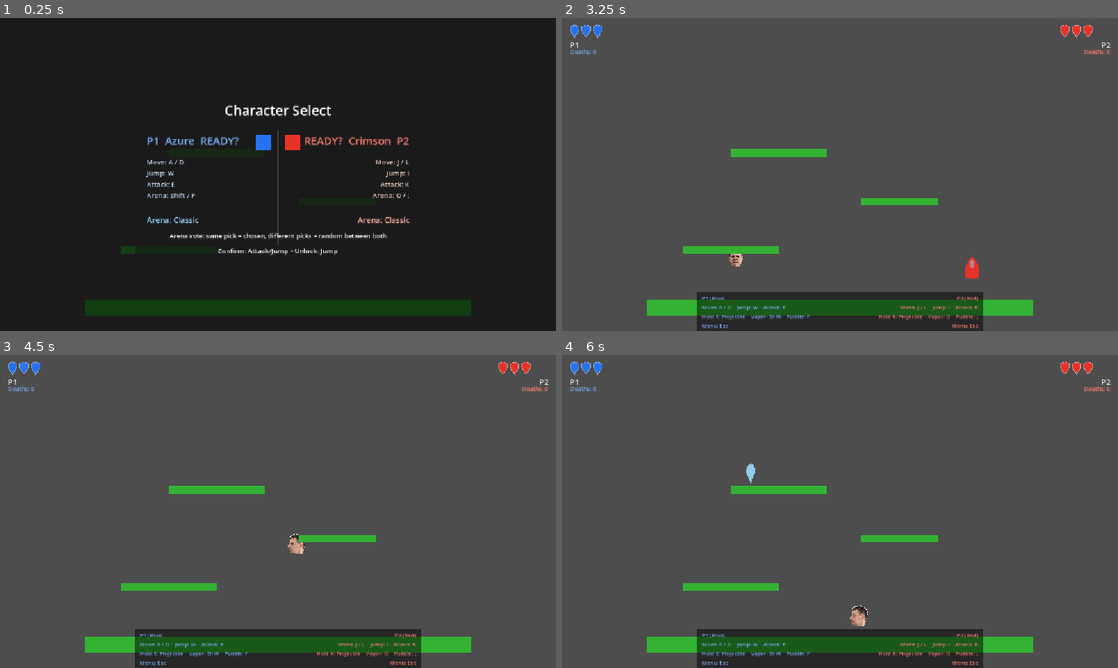
Above: before the commit, frames 1-4 (two rows, left to right).
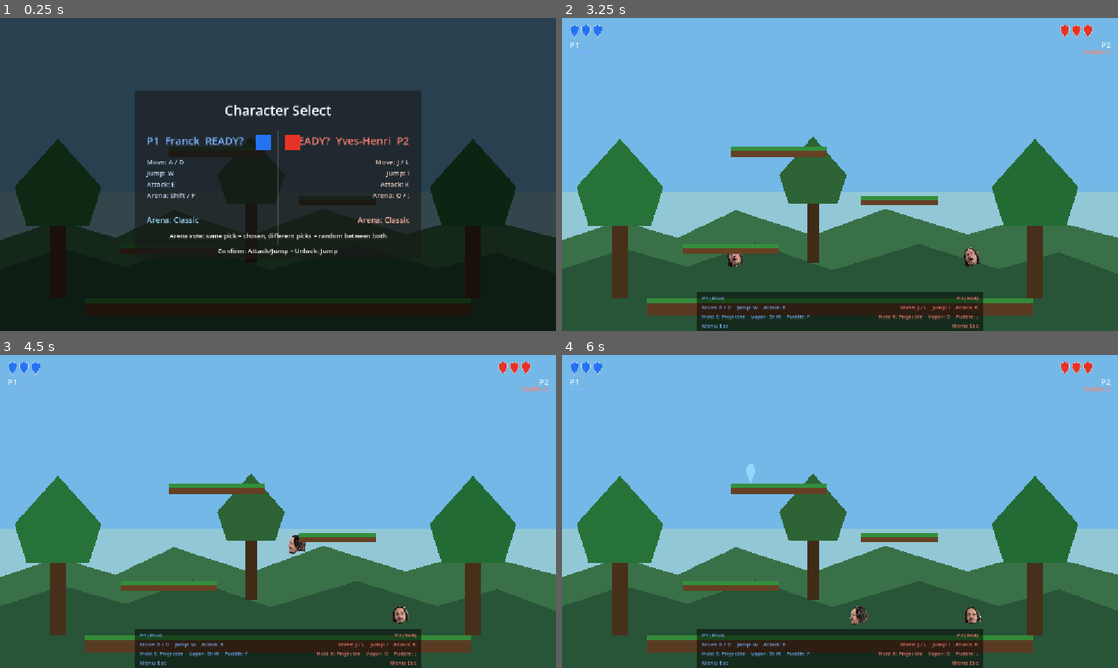
Above: after the commit, the same moments.

Repository: yhovart/smash-hero-rockit
Game: Godot game, scene res://main.tscn
Two runs of this game, one before a commit and one after it. Both use one fixed random seed, a clock stepped at 60 frames per second and the inputs below.
Inputs (mouse positions are in pixels of both pictures, inside the frame that each line leads up to):
- Up to frame 1 (0.25 s): no input
- Up to frame 2 (3.25 s): tap Enter at 0.5, 2 s; move the mouse to (962, 158) at 0.52 s; hold D (p1_right) 0.53-2.03 s; tap E (p1_attack) at 0.6 s; click (962, 158) at 0.67 s; tap W (p1_jump) at 0.77, 1.52, 3.02 s; tap Space at 1.25, 2.75 s; move the mouse to (728, 190) at 1.27 s; tap F (p1_puddle) at 1.35 s; move the mouse to (895, 105) at 2.02 s; hold A (p1_left) 2.03-2.78 s; tap Shift (p1_vapor) at 2.1 s; move the mouse to (812, 237) at 2.77 s; hold D (p1_right) from 2.78 s (still down); tap K (p2_attack) at 2.85 s; click (812, 237) at 2.92 s
- Up to frame 3 (4.5 s): move the mouse to (444, 558) at 3.52 s; tap J (p2_left) at 3.6 s; tap W (p1_jump) at 3.77 s; move the mouse to (111, 464) at 4.27 s; release D (p1_right) at 4.28 s; hold A (p1_left) from 4.28 s (still down); tap , (p2_puddle) at 4.35 s
- Up to frame 4 (6 s): tap W (p1_jump) at 4.52 s; move the mouse to (867, 511) at 5.02 s; release A (p1_left) at 5.03 s; hold D (p1_right) 5.03-5.78 s; tap L (p2_right) at 5.1 s; click (867, 511) at 5.17 s; move the mouse to (756, 433) at 5.77 s; hold A (p1_left) from 5.78 s (still down); tap O (p2_vapor) at 5.85 s

The runs differ from the first frame. In frame 1, 42% of the frame differs, in the area x 0-100%, y 0-96%; in frame 2, 96%, in the area x 0-100%, y 0-100%; in frame 3, 96%; in frame 4, 95%.

Commit message:
add players assets

Diff:
--- a/main.gd
+++ b/main.gd
@@ -2,7 +2,8 @@
 
 const P1_ACTIONS: Array[String] = ["p1_left", "p1_right", "p1_jump", "p1_attack", "p1_vapor", "p1_puddle"]
 const P2_ACTIONS: Array[String] = ["p2_left", "p2_right", "p2_jump", "p2_attack", "p2_vapor", "p2_puddle"]
-const CHARACTER_NAMES: Array[String] = ["Azure", "Crimson", "Emerald", "Gold"]
+const CHARACTER_NAMES: Array[String] = ["Franck", "Yves-Henri", "Joel", "Maite"]
+const CHARACTER_ASSET_PREFIXES: Array[String] = ["franck", "Yves-Henri", "Joel", "Maite"]
 const ARENA_NAMES: Array[String] = ["Classic", "Sky Bridge", "Pitfall"]
 const WINS_TO_TAKE_MATCH := 2
 const ROUND_RESULT_MIN_DISPLAY := 2.0
@@ -318,7 +319,10 @@
 
 func _apply_character_to_player(player_node: Node, character_index: int) -> void:
 	var color := CHARACTER_COLORS[character_index]
-	if player_node.has_method("apply_character_color"):
+	var asset_prefix := CHARACTER_ASSET_PREFIXES[character_index]
+	if player_node.has_method("apply_character_profile"):
+		player_node.apply_character_profile(color, asset_prefix)
+	elif player_node.has_method("apply_character_color"):
 		player_node.apply_character_color(color)
 
 
--- a/main.tscn
+++ b/main.tscn
@@ -21,6 +21,74 @@
 [node name="Camera2D" type="Camera2D" parent="."]
 position = Vector2(576, 324)
 
+[node name="Sky" type="ColorRect" parent="."]
+offset_right = 1152.0
+offset_bottom = 648.0
+color = Color(0.45, 0.72, 0.9, 1)
+z_index = -50
+
+[node name="DistantMist" type="ColorRect" parent="."]
+offset_top = 360.0
+offset_right = 1152.0
+offset_bottom = 648.0
+color = Color(0.72, 0.86, 0.76, 0.45)
+z_index = -45
+
+[node name="ForestBack" type="Polygon2D" parent="."]
+color = Color(0.23, 0.44, 0.28, 1)
+polygon = PackedVector2Array(0, 460, 120, 420, 240, 455, 360, 398, 520, 450, 670, 395, 840, 448, 980, 410, 1152, 455, 1152, 648, 0, 648)
+z_index = -40
+
+[node name="ForestMid" type="Polygon2D" parent="."]
+color = Color(0.16, 0.33, 0.22, 1)
+polygon = PackedVector2Array(0, 520, 130, 478, 260, 515, 400, 466, 560, 522, 740, 468, 905, 520, 1030, 485, 1152, 530, 1152, 648, 0, 648)
+z_index = -35
+
+[node name="TreeA" type="Node2D" parent="."]
+position = Vector2(120, 470)
+z_index = -30
+
+[node name="Trunk" type="ColorRect" parent="TreeA"]
+offset_left = -16.0
+offset_top = -130.0
+offset_right = 16.0
+offset_bottom = 110.0
+color = Color(0.28, 0.19, 0.1, 1)
+
+[node name="Leaves" type="Polygon2D" parent="TreeA"]
+color = Color(0.15, 0.45, 0.22, 1)
+polygon = PackedVector2Array(0, -220, 90, -120, 65, -40, -65, -40, -90, -120)
+
+[node name="TreeB" type="Node2D" parent="."]
+position = Vector2(980, 470)
+z_index = -30
+
+[node name="Trunk" type="ColorRect" parent="TreeB"]
+offset_left = -16.0
+offset_top = -130.0
+offset_right = 16.0
+offset_bottom = 110.0
+color = Color(0.28, 0.19, 0.1, 1)
+
+[node name="Leaves" type="Polygon2D" parent="TreeB"]
+color = Color(0.14, 0.42, 0.21, 1)
+polygon = PackedVector2Array(0, -220, 90, -120, 65, -40, -65, -40, -90, -120)
+
+[node name="TreeC" type="Node2D" parent="."]
+position = Vector2(520, 420)
+z_index = -34
+
+[node name="Trunk" type="ColorRect" parent="TreeC"]
+offset_left = -12.0
+offset_top = -105.0
+offset_right = 12.0
+offset_bottom = 88.0
+color = Color(0.25, 0.17, 0.09, 1)
+
+[node name="Leaves" type="Polygon2D" parent="TreeC"]
+color = Color(0.18, 0.39, 0.21, 1)
+polygon = PackedVector2Array(0, -175, 70, -95, 50, -35, -50, -35, -70, -95)
+
 [node name="Player1" parent="." groups=["player"] instance=ExtResource("1_player")]
 position = Vector2(300, 500)
 spawn_position = Vector2(300, 500)
@@ -28,7 +96,7 @@
 [node name="Player2" parent="." groups=["player"] instance=ExtResource("1_player")]
 position = Vector2(850, 500)
 spawn_position = Vector2(850, 500)
-asset_prefix = "PH"
+asset_prefix = "Yves-Henri"
 action_left = "p2_left"
 action_right = "p2_right"
 action_jump = "p2_jump"
@@ -346,7 +414,14 @@
 offset_top = -16.0
 offset_right = 400.0
 offset_bottom = 16.0
-color = Color(0.2, 0.7, 0.2, 1.0)
+color = Color(0.35, 0.23, 0.14, 1)
+
+[node name="Moss" type="ColorRect" parent="Floor"]
+offset_left = -400.0
+offset_top = -20.0
+offset_right = 400.0
+offset_bottom = -10.0
+color = Color(0.2, 0.54, 0.22, 1)
 
 [node name="CollisionShape2D" type="CollisionShape2D" parent="Floor"]
 shape = SubResource("RectangleShape2D_floor")
@@ -359,7 +434,14 @@
 offset_top = -8.0
 offset_right = 100.0
 offset_bottom = 8.0
-color = Color(0.2, 0.7, 0.2, 1.0)
+color = Color(0.4, 0.25, 0.14, 1)
+
+[node name="Moss" type="ColorRect" parent="Platform1"]
+offset_left = -100.0
+offset_top = -12.0
+offset_right = 100.0
+offset_bottom = -4.0
+color = Color(0.2, 0.56, 0.24, 1)
 
 [node name="CollisionShape2D" type="CollisionShape2D" parent="Platform1"]
 shape = SubResource("RectangleShape2D_plat1")
@@ -373,7 +455,14 @@
 offset_top = -8.0
 offset_right = 80.0
 offset_bottom = 8.0
-color = Color(0.2, 0.7, 0.2, 1.0)
+color = Color(0.4, 0.25, 0.14, 1)
+
+[node name="Moss" type="ColorRect" parent="Platform2"]
+offset_left = -80.0
+offset_top = -12.0
+offset_right = 80.0
+offset_bottom = -4.0
+color = Color(0.2, 0.56, 0.24, 1)
 
 [node name="CollisionShape2D" type="CollisionShape2D" parent="Platform2"]
 shape = SubResource("RectangleShape2D_plat2")
@@ -387,7 +476,14 @@
 offset_top = -8.0
 offset_right = 100.0
 offset_bottom = 8.0
-color = Color(0.2, 0.7, 0.2, 1.0)
+color = Color(0.4, 0.25, 0.14, 1)
+
+[node name="Moss" type="ColorRect" parent="Platform3"]
+offset_left = -100.0
+offset_top = -12.0
+offset_right = 100.0
+offset_bottom = -4.0
+color = Color(0.2, 0.56, 0.24, 1)
 
 [node name="CollisionShape2D" type="CollisionShape2D" parent="Platform3"]
 shape = SubResource("RectangleShape2D_plat1")
--- a/player/player.gd
+++ b/player/player.gd
@@ -74,6 +74,16 @@
 	if body != null:
 		body.color = body_color
 
+func apply_character_profile(new_color: Color, new_asset_prefix: String) -> void:
+	apply_character_color(new_color)
+	asset_prefix = new_asset_prefix
+	_load_visual_textures()
+	var has_avatar := visual_textures.has("face")
+	avatar.visible = has_avatar and form != Form.PUDDLE
+	body.visible = not has_avatar and form != Form.PUDDLE
+	shine.visible = not has_avatar and form != Form.PUDDLE
+	_update_visual_state()
+
 
 func reset_for_round() -> void:
 	hits_taken = 0
@@ -336,6 +346,7 @@
 		other.take_hit(1, dir)
 
 func _load_visual_textures() -> void:
+	visual_textures.clear()
 	var dir := DirAccess.open("res://assets")
 	if dir == null:
 		return
@@ -354,7 +365,9 @@
 		var typo_key := _normalize_asset_name("%s_%s" % [asset_prefix, state_name])
 		var path: String = by_name.get(key, by_name.get(typo_key, ""))
 		if not path.is_empty():
-			visual_textures[state] = load(path)
+			var texture := _load_texture_from_path(path)
+			if texture != null:
+				visual_textures[state] = texture
 
 func _update_avatar_texture(state: String) -> void:
 	var tex: Texture2D = visual_textures.get(state, visual_textures.get("face", null))
@@ -379,3 +392,10 @@
 
 func _normalize_asset_name(asset_name: String) -> String:
 	return asset_name.to_lower().replace("-", "_")
+
+func _load_texture_from_path(path: String) -> Texture2D:
+	var image := Image.new()
+	var err := image.load(path)
+	if err != OK:
+		return null
+	return ImageTexture.create_from_image(image)
Not shown, added: assets/Franck-face.png.import
Not shown, added: assets/Franck-left.png.import
Not shown, added: assets/Franck-right.png.import
Not shown, added: assets/Franck_dolor.png.import
Not shown, added: assets/Joel-attack.png.import
Not shown, added: assets/Joel-dolor.png.import
Not shown, added: assets/Joel-face.png.import
Not shown, added: assets/Joel-left.png.import
Not shown, added: assets/Joel-right.png.import
Binary file added: assets/Maite-attack.png
Not shown, added: assets/Maite-attack.png.import
Binary file added: assets/Maite-dolor.png
(and 13 more such lines)
